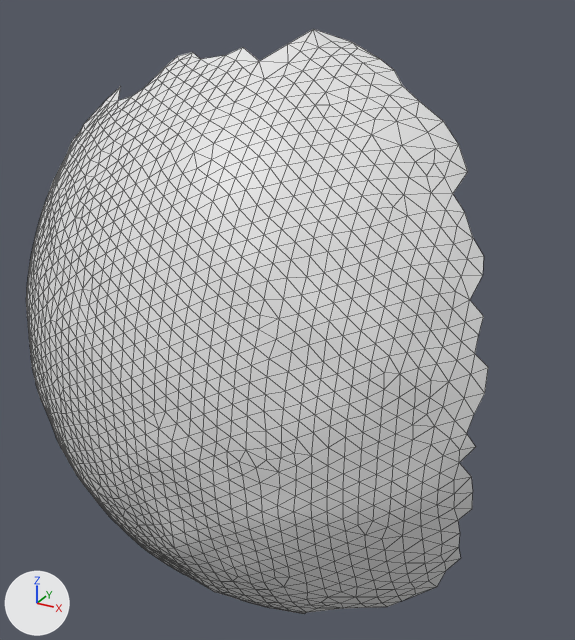
The OBJ model res/final/onecam_fullvolume/07/cleanedup/FullVolium.000243.obj as it was, and as the next commit left it.
Rendered twice from a 50 mm camera at (-11.2, -707.6, 246.8) aimed at (-91.5, -561.6, 173.8). The lights are fixed; the arrows at lower left show +X, +Y and +Z. Mesh edges are drawn as thin lines. Where no turn or scale is listed for an object, it has been applied to the vertices.

Objects in the first picture: 'FullVolium.000243'.
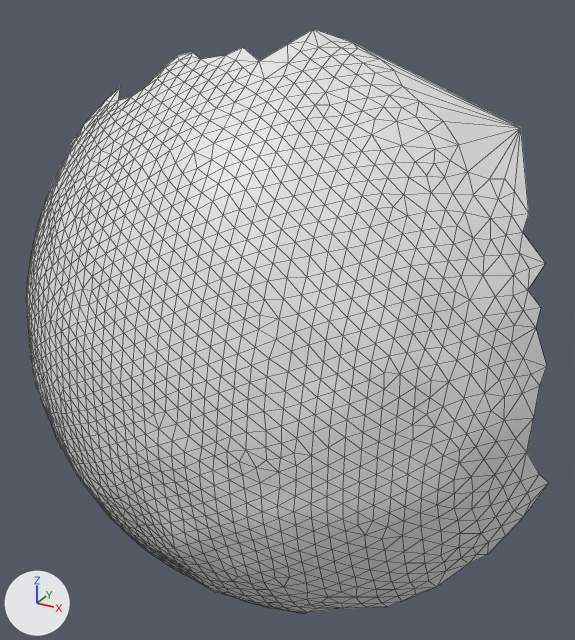
Boxes (x1, y1, x2, y2) around the edits, measured in the pictures (575 x 640 px):
'FullVolium.000243', reshaped (13% wider): before (26, 29, 488, 614); after (26, 29, 548, 614)
part 1 of me_fullvolium_000243, added: after (356, 44, 548, 586)

The change in detail:
me_fullvolium_000243 is used by ob_fullvolium_000243; location (0.0, 0.0, 0.0).
me_fullvolium_000243 had 1423 vertices, 2763 faces and spanned x -170.8..-41.3, y -603.5..-547.1, z 97.2..235.8.
me_fullvolium_000243 now has 1492 vertices, 2914 faces and spans x -170.8..-30.2, y -603.5..-536.8, z 97.2..235.8.
Part 1, on me_fullvolium_000243:
69 vertices are added at x -50.6..-30.2, y -578.1..-536.8, z 130.7..216.8.
151 new faces join them.
